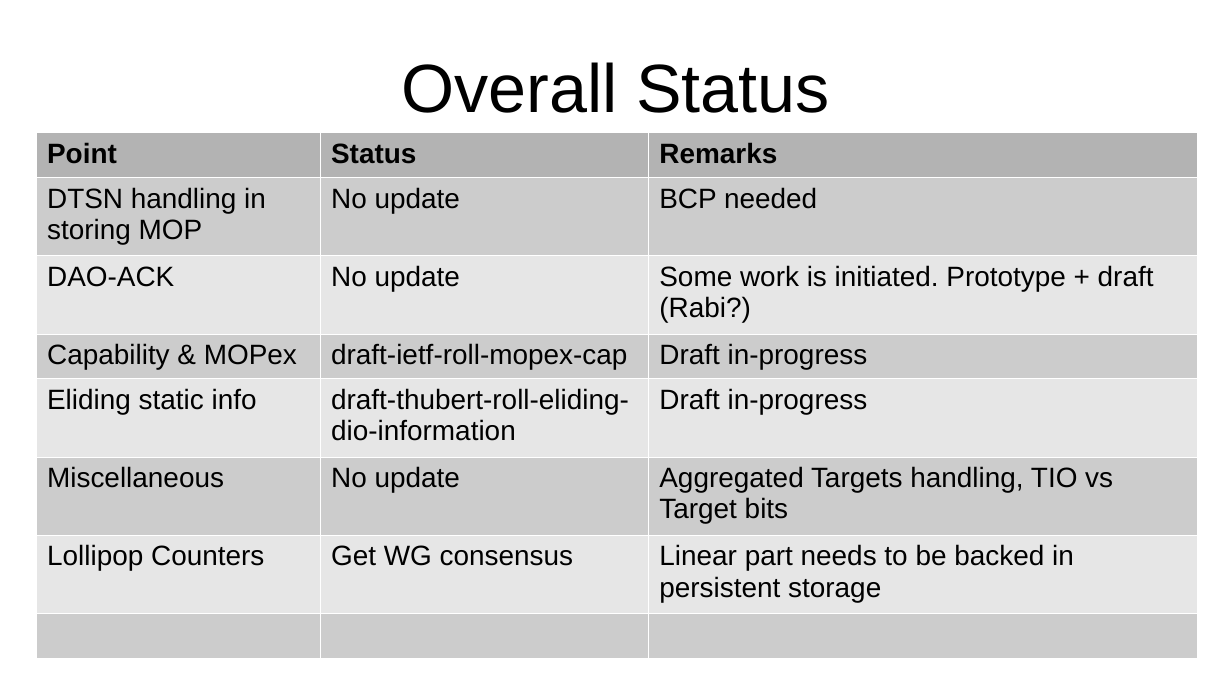
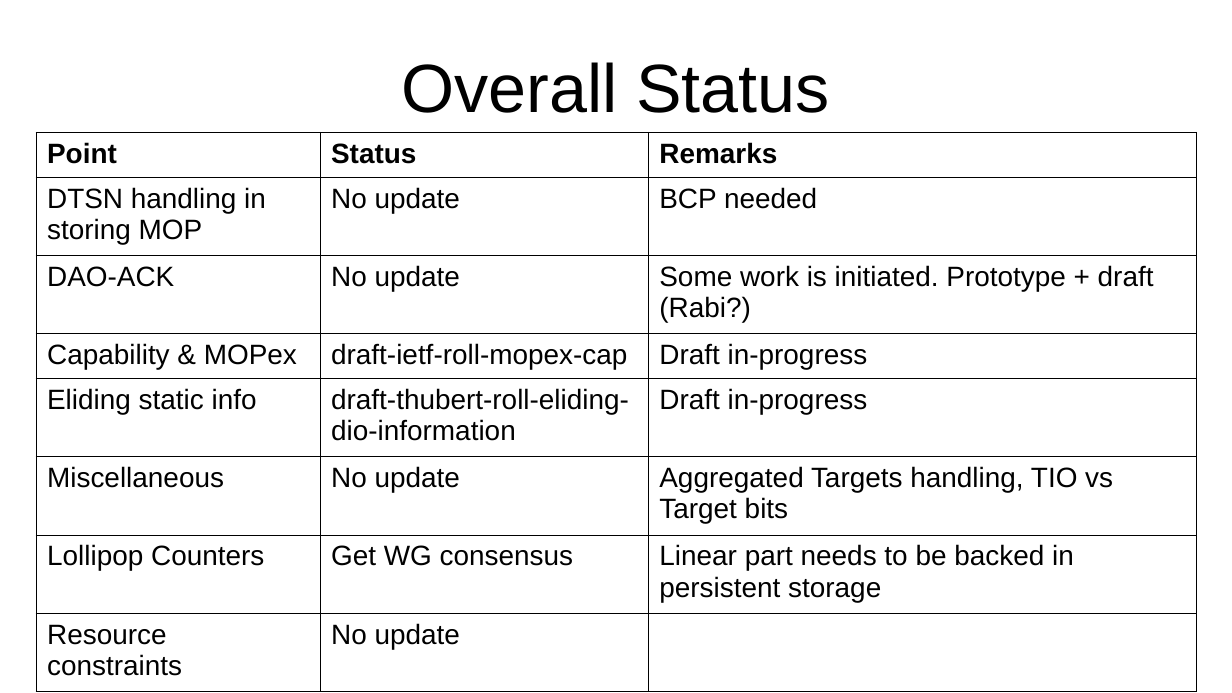
Before and after one commit to roll-wg/rpl-observations, a slide deck: slide 16 of docs/ietf106-rpl-observations.odp. Drawn at 1232x693 pixels with LibreOffice and Linux fonts; fonts in the diff are those of the drawing. Boxes give left, top, right and bottom in pixels: in the first picture for what was removed or moved away, otherwise in the second. Text is boxed around its words. In the diff, an @@ line names an element or a change of style, - is before the commit and + after.

```diff
--- a/docs/ietf106-rpl-observations.odp
+++ b/docs/ietf106-rpl-observations.odp
@@ table at box(36, 132, 1197, 680) @@
-row 8, column 1: 
+row 8, column 1: Resource constraints
-row 8, column 2: 
+row 8, column 2: No update
@@ fill #B3B3B3 to none in row 1 @@
@@ fill #CCCCCC to none in 11 cells @@
@@ fill #E6E6E6 to none in 9 cells @@
@@ borders changed @@
```
Also in this commit, not shown: 3 other slides changed, 1 slide added, 1 other file.
